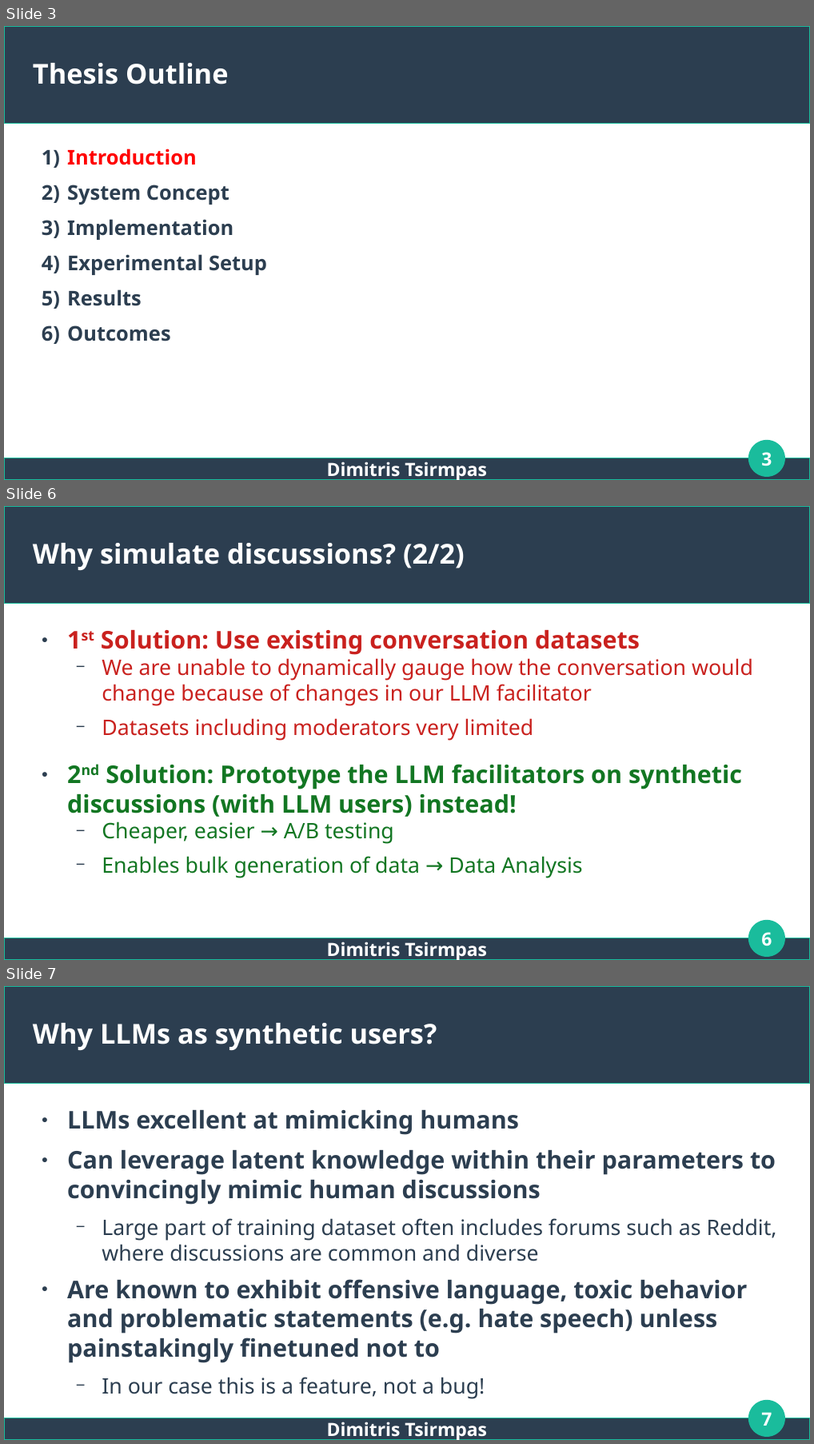
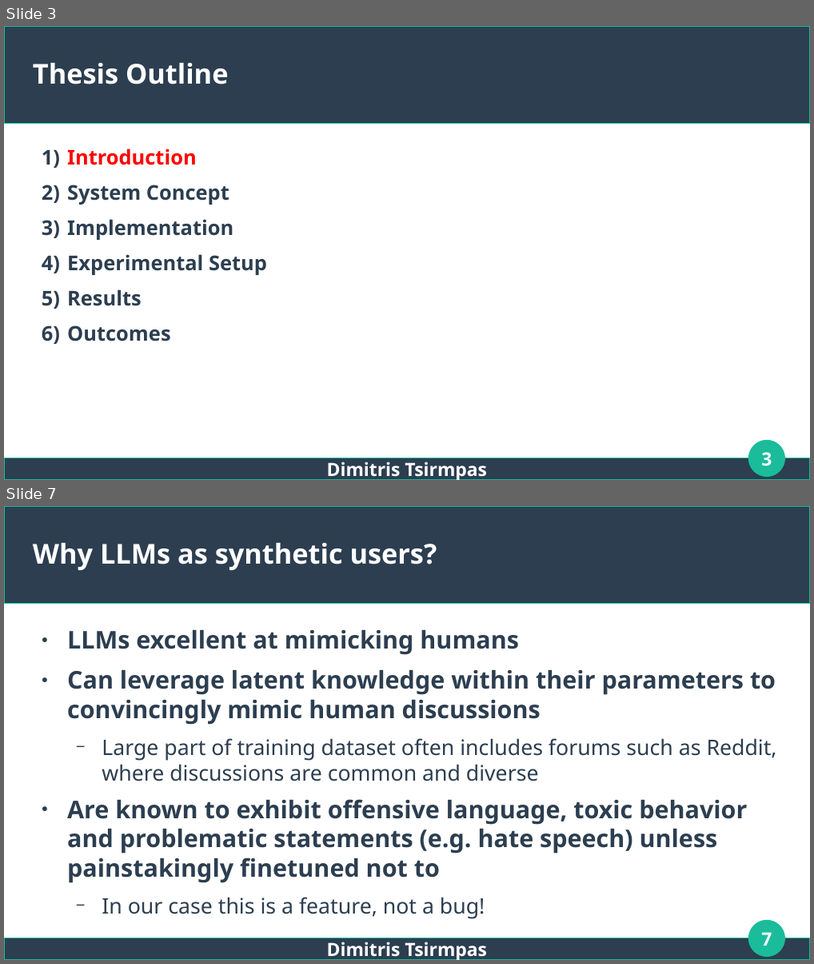
Before and after one commit to dimits-ts/llm_moderation_research, a slide deck: presentations/thesis.odp. Shown one above the other, each under a label of ours: slides 3, 6 and 7 before the commit, slides 3 and 7 after it; the slides between them are not shown. The pictures are 814x1444 and 814x964 pixels, drawn with LibreOffice and Linux fonts; fonts in the diff are those of the drawing. Boxes give left, top, right and bottom in pixels: in the first picture for what was removed or moved away, otherwise in the second. Text is boxed around its words. In the diff, an @@ line names an element or a change of style, - is before the commit and + after.

```diff
--- a/presentations/thesis.odp
+++ b/presentations/thesis.odp
@@ slide 6 removed at (x1=4, y1=506, x2=810, y2=960), background #FFFFFF; not listed: 3 template elements that a slide beside it also shows @@
@@ title removed at (x1=33, y1=543, x2=465, y2=571) @@
-Why simulate discussions? (2/2)
@@ text removed at (x1=67, y1=630, x2=754, y2=878) @@
-● 1st Solution: Use existing conversation datasets
-  − We are unable to dynamically gauge how the conversation would change because of changes in our LLM facilitator
-  − Datasets including moderators very limited
-● 2nd Solution: Prototype the LLM facilitators on synthetic discussions (with LLM users) instead!
-  − Cheaper, easier → A/B testing
-  − Enables bulk generation of data → Data Analysis
@@ page number removed at (x1=762, y1=932, x2=772, y2=946) @@
-6
@@ text removed at (x1=327, y1=941, x2=487, y2=960) @@
-Dimitris Tsirmpas
```
Also in this commit, not shown: 14 slides changed, 1 slide added, 6 other slides removed, 8 other files.
